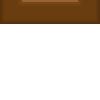
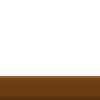
Before/after of a 100 × 100 layered artwork. What changed in the layer stack:
painted on "Layer 1" over [0, 0, 100, 100]
